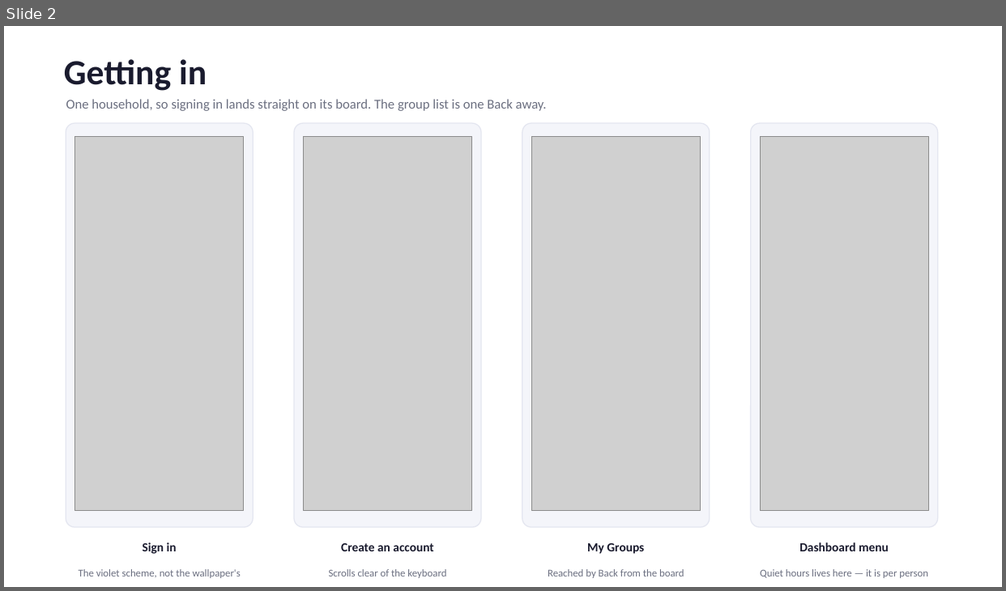
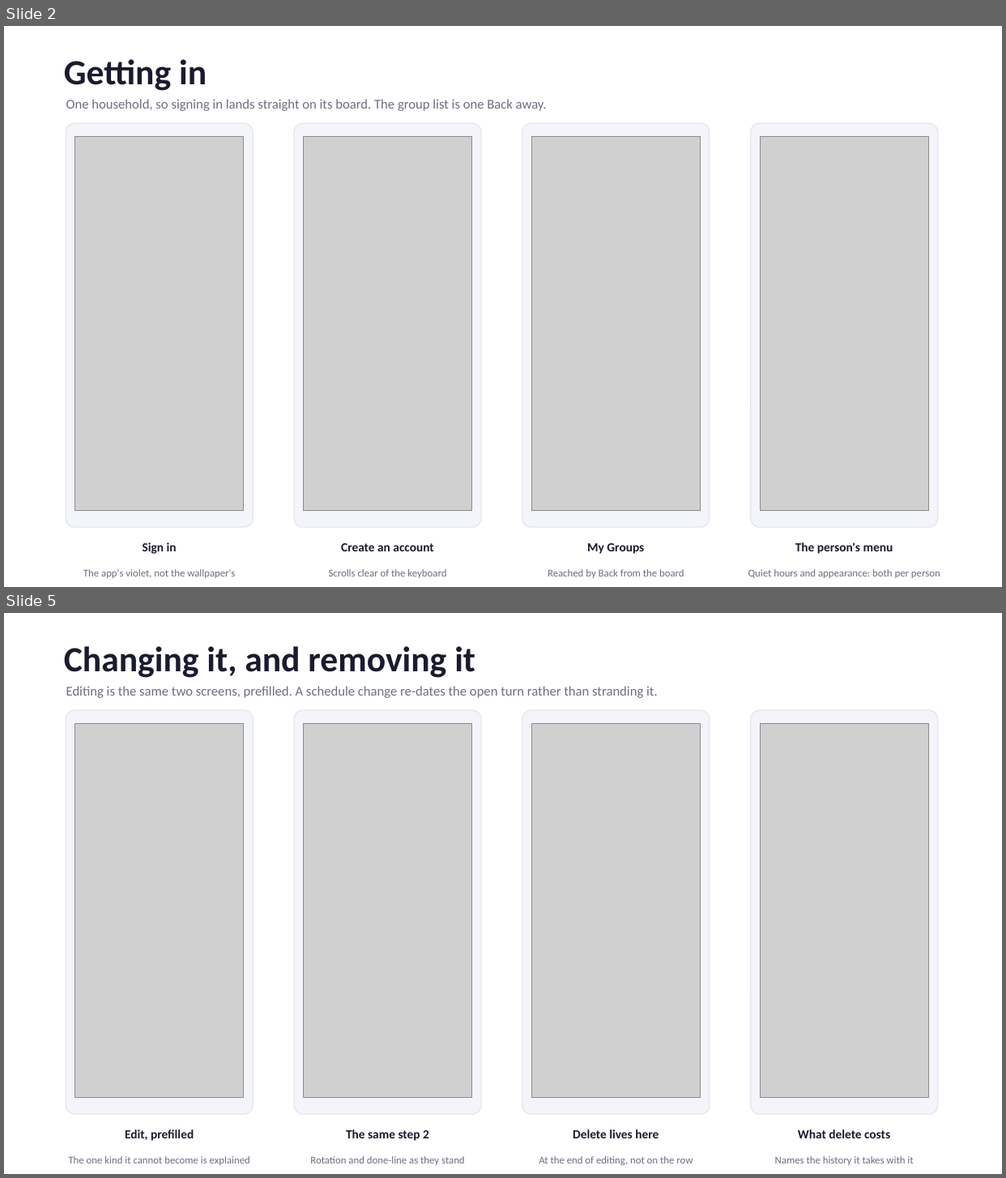
Before and after one commit to babakch76/taskflow, a slide deck: TaskFlow_Screens.pptx. Shown one above the other, each under a label of ours: slide 2 before the commit, slides 2 and 5 after it; the slides between them are not shown. The pictures are 1006x591 and 1006x1178 pixels, drawn with LibreOffice and Linux fonts; fonts in the diff are those of the drawing; grey boxes stand for pictures. Boxes give left, top, right and bottom in pixels: in the first picture for what was removed or moved away, otherwise in the second. Text is boxed around its words. In the diff, an @@ line names an element or a change of style, - is before the commit and + after.

```diff
--- a/TaskFlow_Screens.pptx
+++ b/TaskFlow_Screens.pptx
@@ slide 5 added at box(4, 613, 1002, 1174), background #FFFFFF @@
@@ text added at box(64, 646, 475, 678), 34 pt, text #1A1B2E, bold @@
+Changing it, and removing it
@@ text added at box(66, 686, 658, 698), 13 pt, text #6B6F80 @@
+Editing is the same two screens, prefilled. A schedule change re-dates the open turn rather than stranding it.
@@ rounded rectangle added at box(66, 710, 253, 1114), fill #F4F5FA, outline #E4E6F0 1 pt @@
@@ picture added at box(75, 724, 244, 1098) @@
@@ rounded rectangle added at box(295, 710, 482, 1114), fill #F4F5FA, outline #E4E6F0 1 pt @@
@@ picture added at box(304, 724, 472, 1098) @@
@@ rounded rectangle added at box(522, 710, 710, 1114), fill #F4F5FA, outline #E4E6F0 1 pt @@
@@ picture added at box(532, 724, 701, 1098) @@
@@ rounded rectangle added at box(750, 710, 938, 1114), fill #F4F5FA, outline #E4E6F0 1 pt @@
@@ picture added at box(760, 724, 928, 1098) @@
@@ text added at box(125, 1130, 194, 1141), 12 pt, text #1A1B2E, bold @@
+Edit, prefilled
@@ text added at box(346, 1130, 429, 1141), 12 pt, text #1A1B2E, bold @@
+The same step 2
@@ text added at box(573, 1130, 658, 1139), 12 pt, text #1A1B2E, bold @@
+Delete lives here
@@ text added at box(798, 1130, 890, 1139), 12 pt, text #1A1B2E, bold @@
+What delete costs
@@ text added at box(69, 1157, 250, 1165), 10 pt, text #6B6F80 @@
+The one kind it cannot become is explained
@@ text added at box(310, 1157, 465, 1165), 10 pt, text #6B6F80 @@
+Rotation and done-line as they stand
@@ text added at box(539, 1157, 692, 1165), 10 pt, text #6B6F80 @@
+At the end of editing, not on the row
@@ text added at box(775, 1157, 913, 1165), 10 pt, text #6B6F80 @@
+Names the history it takes with it
@@ slide 2 changed as well @@
@@ text at box(795, 543, 893, 554): text changed @@
-Dashboard menu
+The person's menu
@@ text at box(83, 570, 235, 578): text changed @@
-The violet scheme, not the wallpaper's
+The app's violet, not the wallpaper's
@@ text at box(748, 570, 940, 578): text changed @@
-Quiet hours lives here — it is per person
+Quiet hours and appearance: both per person
```
Also in this commit, not shown: 4 other slides changed, 3 other slides added, 34 other files.
